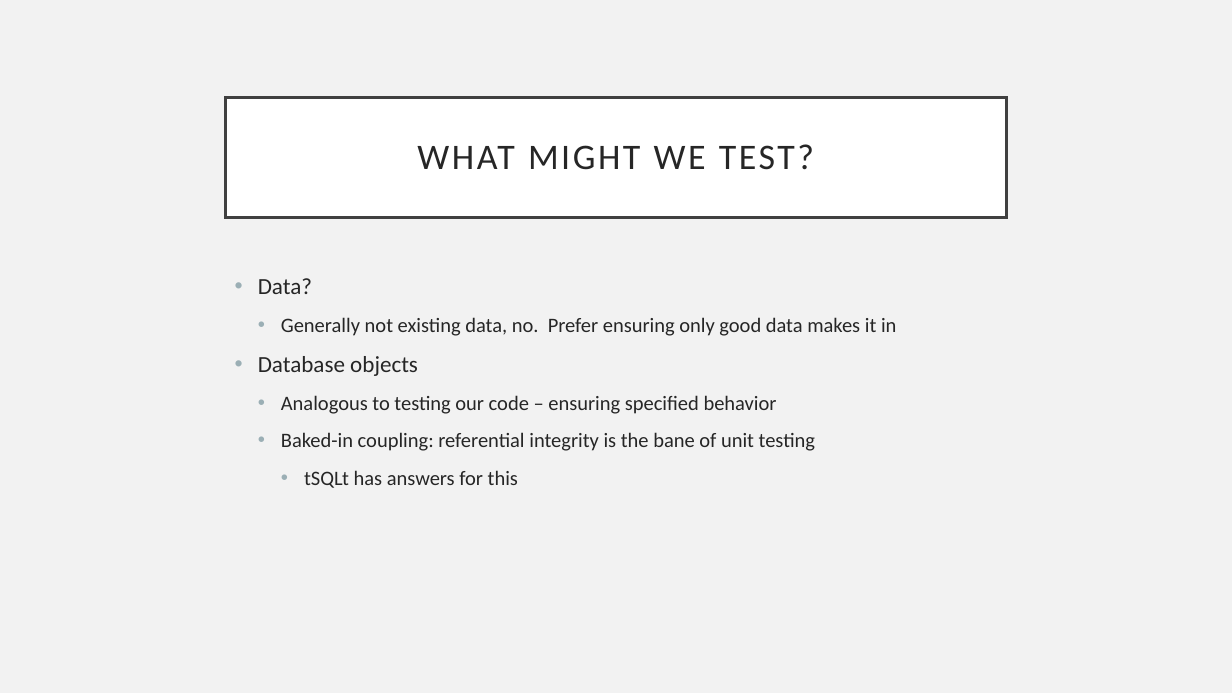
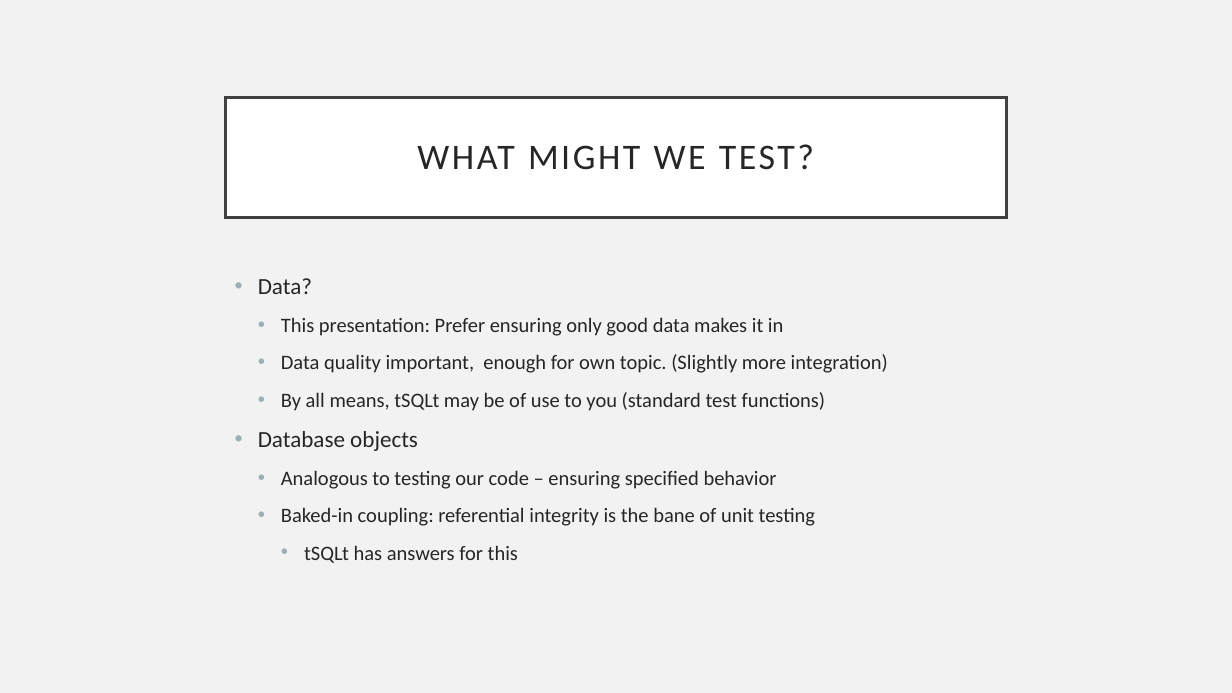
Before and after one commit to AndrewADev/intro-tsqlt-talk, a slide deck: slide 4 of tSQLt-Talk.pptx. Drawn at 1232x693 pixels with LibreOffice and Linux fonts; fonts in the diff are those of the drawing. Boxes give left, top, right and bottom in pixels: in the first picture for what was removed or moved away, otherwise in the second. Text is boxed around its words. In the diff, an @@ line names an element or a change of style, - is before the commit and + after.

```diff
--- a/tSQLt-Talk.pptx
+++ b/tSQLt-Talk.pptx
@@ text at [281,317,888,411]: text changed @@
-  • Generally not existing data, no. Prefer ensuring only good data makes it in
+  • This presentation: Prefer ensuring only good data makes it in
+  • Data quality important, enough for own topic. (Slightly more integration)
+  • By all means, tSQLt may be of use to you (standard test functions)
```
Also in this commit, not shown: 1 other slide changed, 7 slides added, 5 other files.
